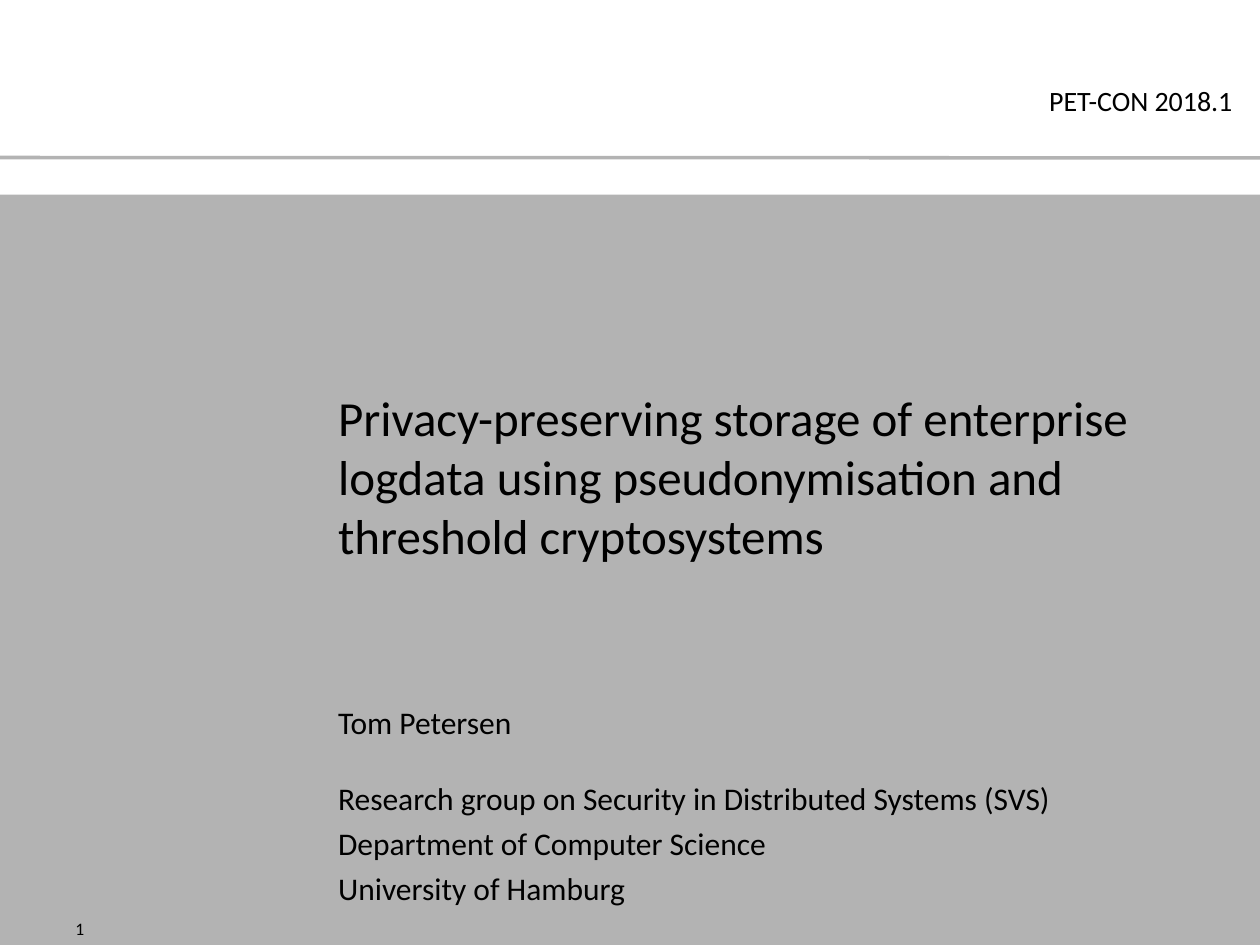
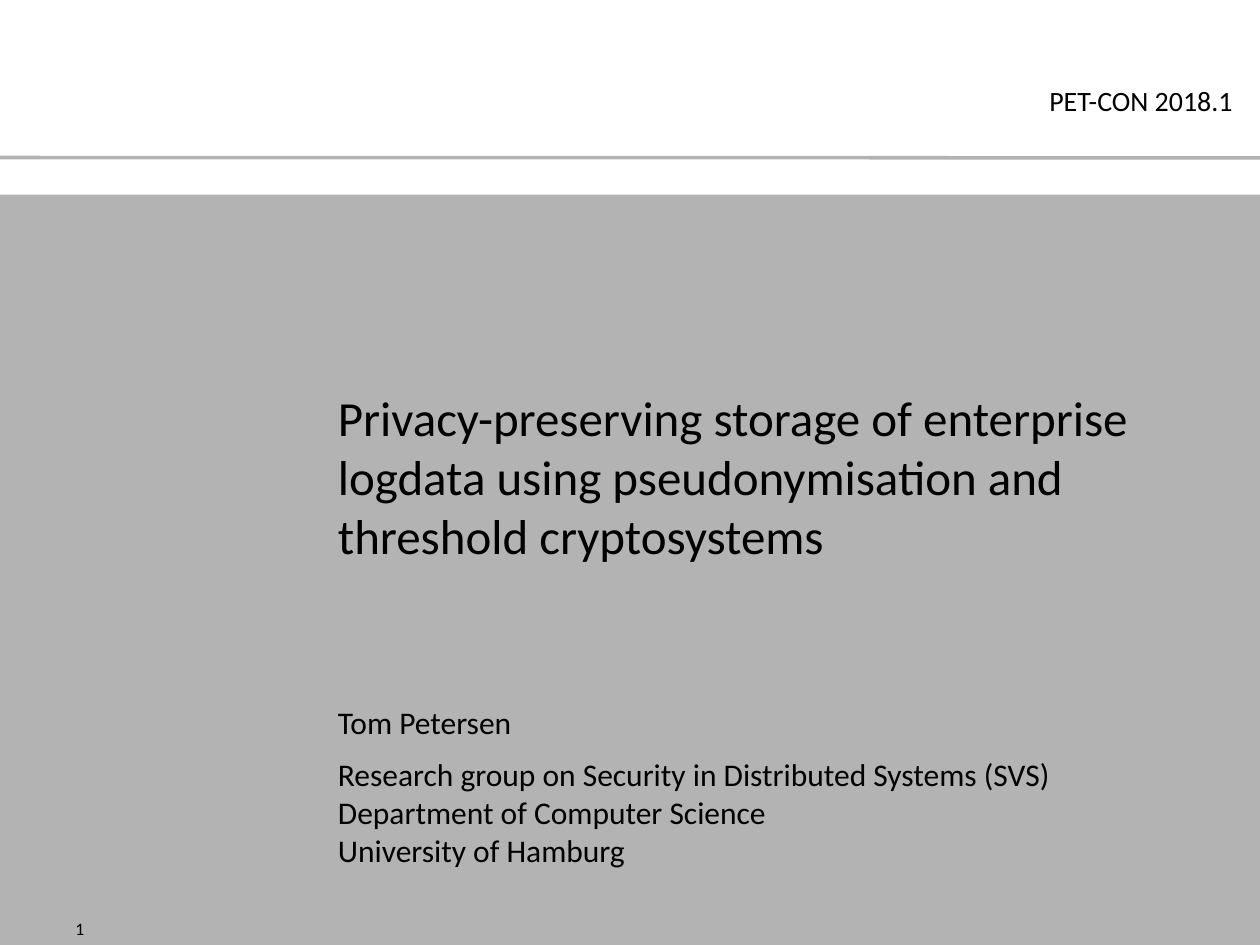
Before and after one commit to tompetersen/master-thesis, a slide deck: slide 1 of pet-con/Talk_PET_CON.odp. Drawn at 1260x945 pixels with LibreOffice and Linux fonts; fonts in the diff are those of the drawing; background and template pictures are left out. Boxes give left, top, right and bottom in pixels: in the first picture for what was removed or moved away, otherwise in the second. Text is boxed around its words. In the diff, an @@ line names an element or a change of style, - is before the commit and + after.

```diff
--- a/pet-con/Talk_PET_CON.odp
+++ b/pet-con/Talk_PET_CON.odp
@@ text "Tom Petersen" at (338,714,1049,868): less space between paragraphs @@
```
Also in this commit, not shown: 13 other slides changed, 10 slides added, 1 slide removed, 1 other file.
